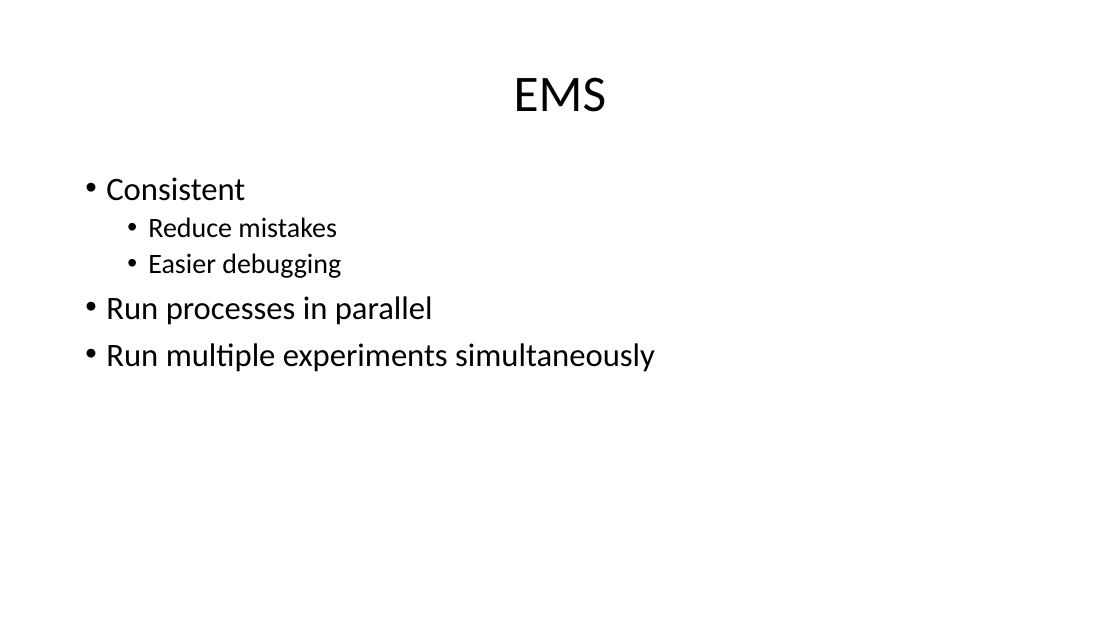
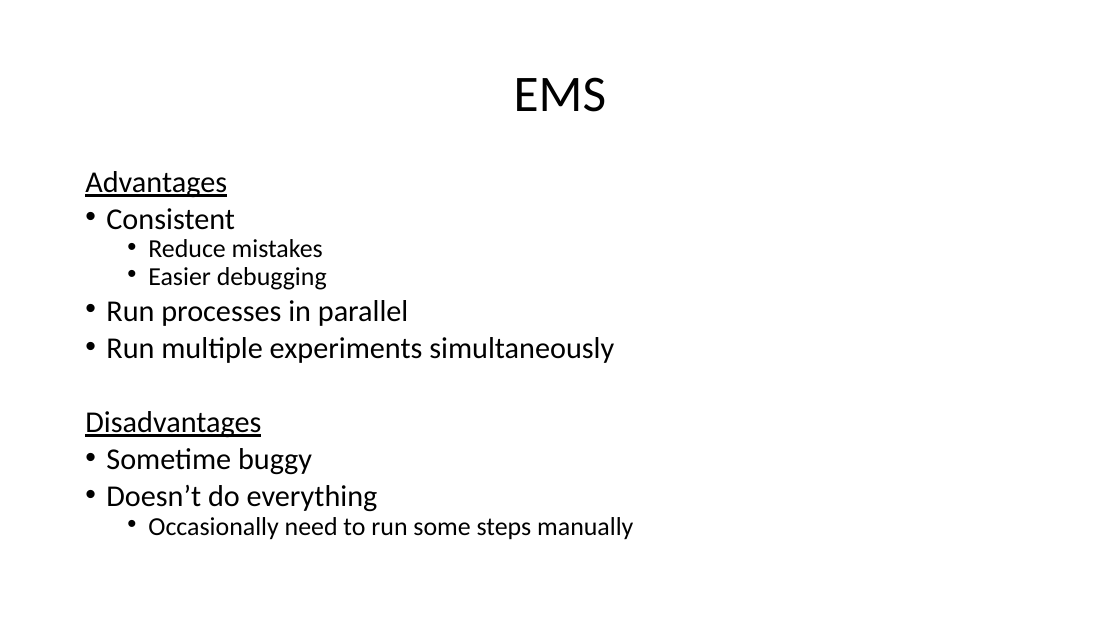
Before and after one commit to hieuhoang/papers, a slide deck: slide 20 of mtma16/slides.pptx. Drawn at 1120x630 pixels with LibreOffice and Linux fonts; fonts in the diff are those of the drawing. Boxes give left, top, right and bottom in pixels: in the first picture for what was removed or moved away, otherwise in the second. Text is boxed around its words. In the diff, an @@ line names an element or a change of style, - is before the commit and + after.

Commit message:
start mtm16

```diff
--- a/mtma16/slides.pptx
+++ b/mtma16/slides.pptx
@@ text at (85, 171, 227, 198): paragraph added @@
+Advantages
@@ text at (106, 208, 614, 363): size 28 to 25.9 pt in "Consistent", "Run processes in parallel", "Run multiple experiments simultaneously"; size 24 to 22.2 pt in "Reduce mistakes", "Easier debugging"; line spacing 0.9 to 0.7 @@
@@ text at (85, 411, 633, 540): paragraphs added @@
+Disadvantages
+• Sometime buggy
+• Doesn’t do everything
+  • Occasionally need to run some steps manually
```
